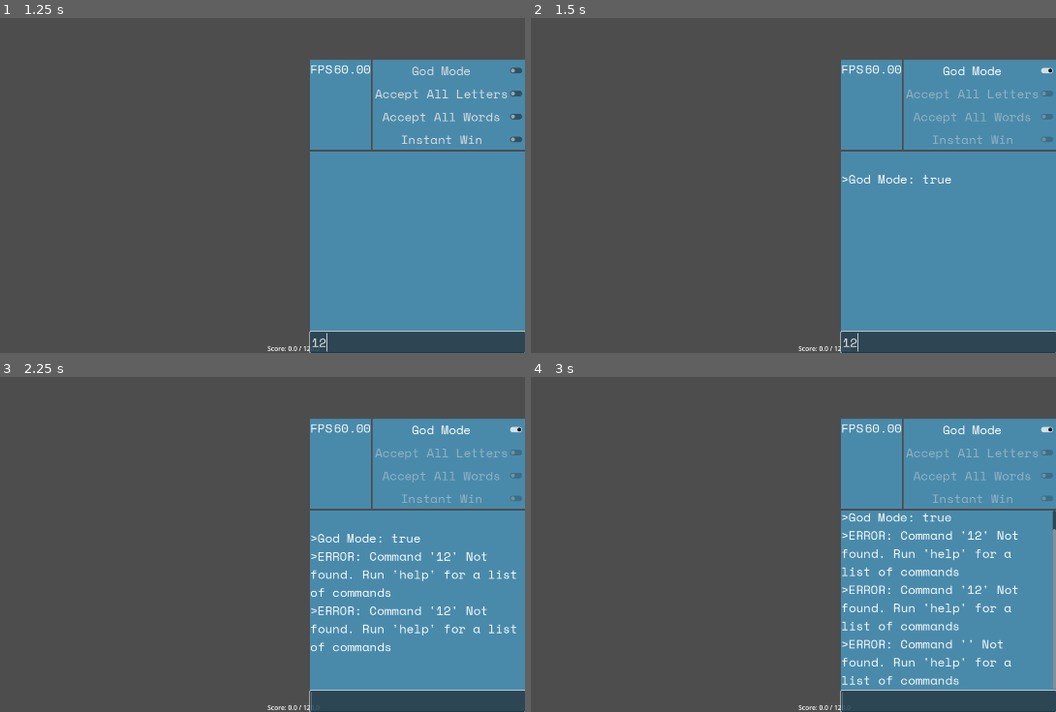
Above: before the commit, frames 1-4 (two rows, left to right).
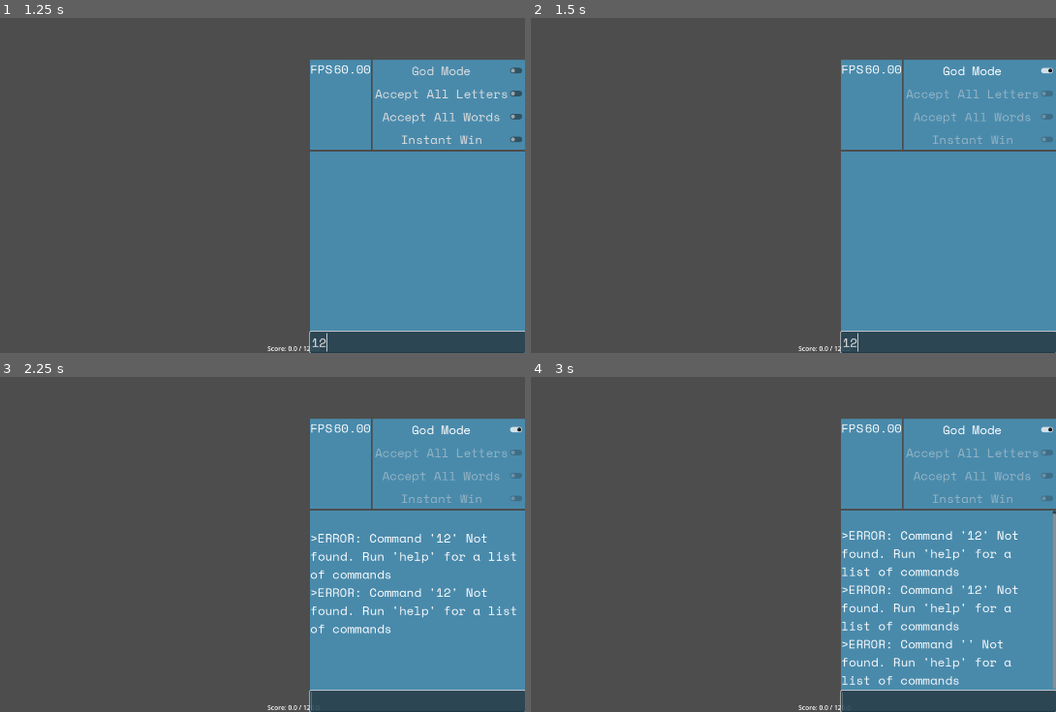
Above: after the commit, the same moments.

Repository: LucasMc17/CRYPTr
Game: Godot game, scene res://slices/run/states/encounter/encounter.tscn
Same seed, same stepped clock (60 frames per second), same inputs: the game is played once before the commit and once after it. This scene is started directly instead of the project's main scene.
Inputs (mouse positions are in pixels of both pictures, inside the frame that each line leads up to):
- Up to frame 1 (1.25 s): click (420, 342) at 0.52 s; type "12" at 0.6 s
- Up to frame 2 (1.5 s): click "God Mode" at 1.25 s
- Up to frame 3 (2.25 s): tap Enter (enter) at 2, 2.1 s; move the mouse to (309, 474) at 2.02 s; hold Up (up) from 2.03 s (still down); click (309, 474) at 2.17 s
- Up to frame 4 (3 s): tap Space at 2.75 s; move the mouse to (outside the picture) at 2.77 s; release Up (up) at 2.78 s; hold Backspace (backspace) from 2.78 s (still down); tap Enter (enter) at 2.85 s

Frame 1 is identical in both runs. In frame 2, 0.2% of the frame differs, in the area x 59-81%, y 46-50%; in frame 3, 2.5%, in the area x 59-99%, y 46-83%; in frame 4, 0.2%.

Commit message:
print cleanup

Diff:
--- a/globals/debug_node.gd
+++ b/globals/debug_node.gd
@@ -32,7 +32,4 @@
 
 func _ready():
 	var root = get_tree().current_scene
-	print('hello world', root)
-	# if root is Control:
-	print('creating debug_ui')
 	root.add_child(DEBUG_UI.instantiate())
--- a/scenes/debug_ui/debug_blocks/debug_controls.gd
+++ b/scenes/debug_ui/debug_blocks/debug_controls.gd
@@ -17,7 +17,6 @@
 		INSTAWIN_TOGGLE.disabled = true
 
 func _on_god_mode_toggle_toggled(is_on : bool) -> void:
-	DebugNode.print('God Mode: ' + str(is_on))
 	DebugNode.GOD_MODE = is_on
 	if is_on:
 		ACCEPT_ALL_LETTERS_TOGGLE.disabled = true
--- a/slices/run/states/encounter/encounter.gd
+++ b/slices/run/states/encounter/encounter.gd
@@ -38,11 +38,10 @@
 	SCORE_PREVIEW.update_score(SCORING.CURRENT_SCORE, SCORING.TARGET_SCORE)
 
 func _unhandled_input(event):
-	if Input.is_action_just_pressed("escape"):
-		DebugNode.print('PAUSED')
+	# if Input.is_action_just_pressed("escape"):
+	# 	DebugNode.print('PAUSED')
 
 	if Input.is_action_just_pressed("enter"):
-		DebugNode.print('ENTERED')
 		enter_word()
 
 	if Input.is_action_just_pressed("backspace"):
@@ -70,6 +69,9 @@
 
 func enter_word() -> void:
 	if SCORING.SCORE_OBJECT.valid:
+		if DebugNode.INSTAWIN:
+			win()
+			return
 		SCORING.CURRENT_SCORE += SCORING.SCORE_OBJECT.total_score
 		SCORE_PREVIEW.update_score(SCORING.CURRENT_SCORE, SCORING.TARGET_SCORE)
 		HAND.discard_by_letters(WORD.text)
